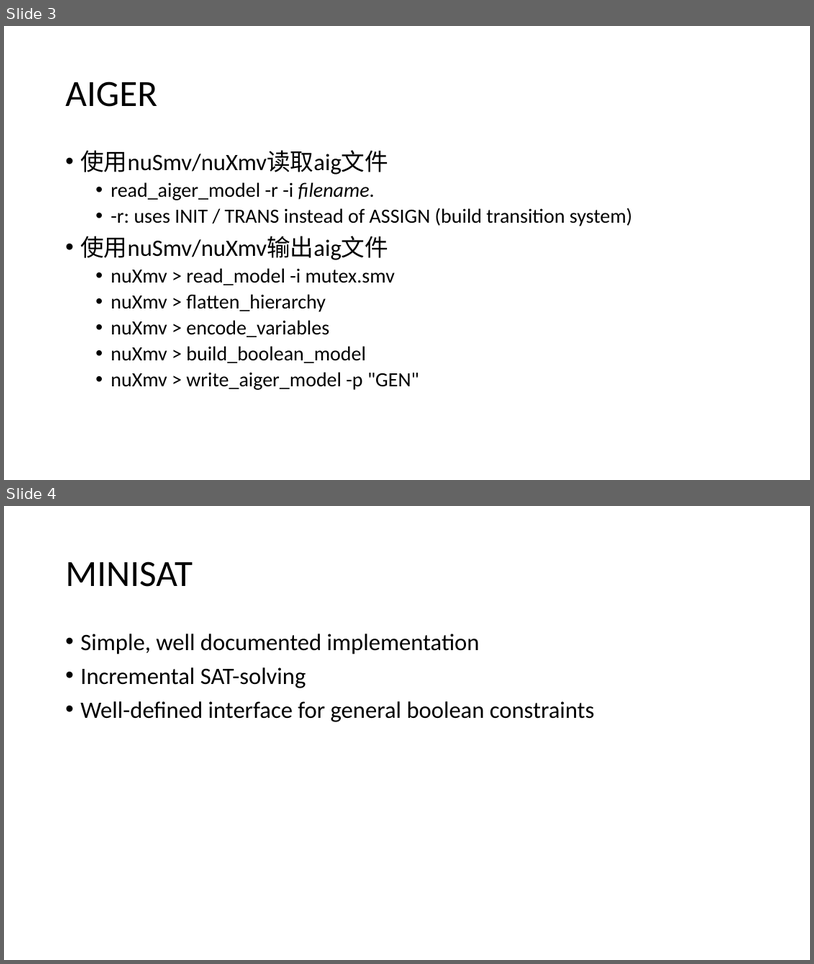
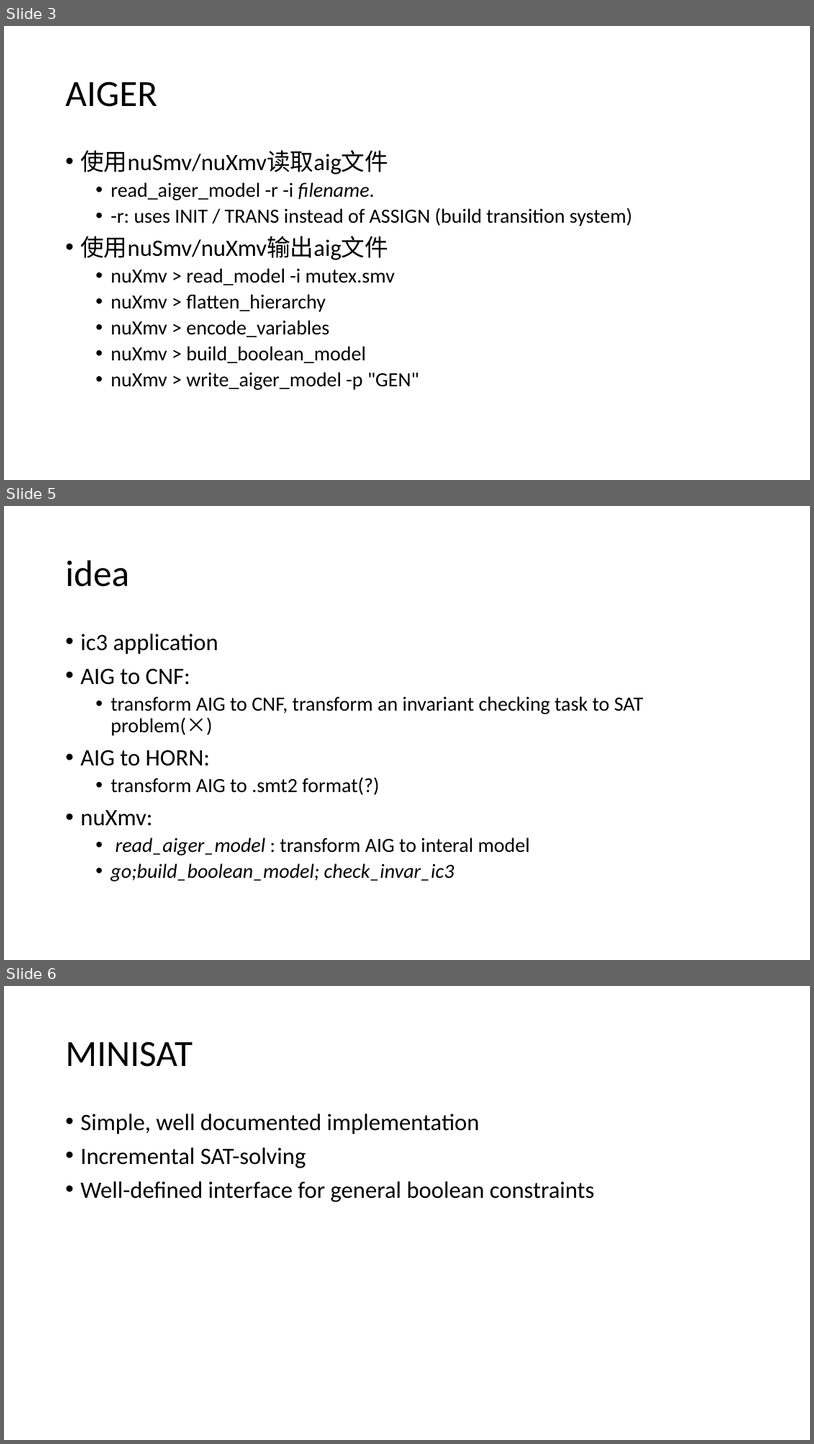
Before and after one commit to bacmive/paper_notes, a slide deck: notes11-sat smt.pptx. Shown one above the other, each under a label of ours: slides 3 and 4 before the commit, slides 3, 5 and 6 after it; the slides between them are not shown. The pictures are 814x964 and 814x1444 pixels, drawn with LibreOffice and Linux fonts; fonts in the diff are those of the drawing. Boxes give left, top, right and bottom in pixels: in the first picture for what was removed or moved away, otherwise in the second. Text is boxed around its words. In the diff, an @@ line names an element or a change of style, - is before the commit and + after.

```diff
--- a/notes11-sat smt.pptx
+++ b/notes11-sat smt.pptx
@@ slide 5 added at (x1=4, y1=506, x2=810, y2=960), background #FFFFFF @@
@@ title added at (x1=65, y1=560, x2=129, y2=587), 44 pt, text #000000 @@
+idea
@@ text added at (x1=80, y1=633, x2=643, y2=881), 24 pt, text #000000 @@
+• ic3 application
+• AIG to CNF:
+  • transform AIG to CNF, transform an invariant checking task to SAT problem(×)
+• AIG to HORN:
+  • transform AIG to .smt2 format(?)
+• nuXmv:
+  • read_aiger_model : transform AIG to interal model
+  • go;build_boolean_model; check_invar_ic3
@@ what was slide 4 is now slide 6 @@
```
Also in this commit, not shown: 1 other slide added, 1 other file.
